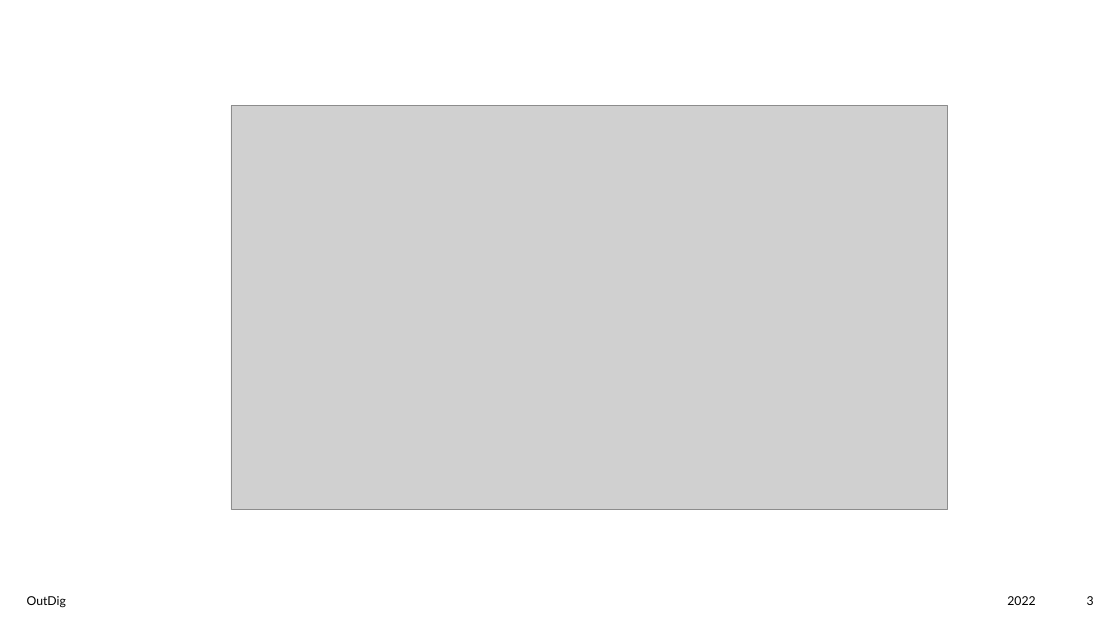
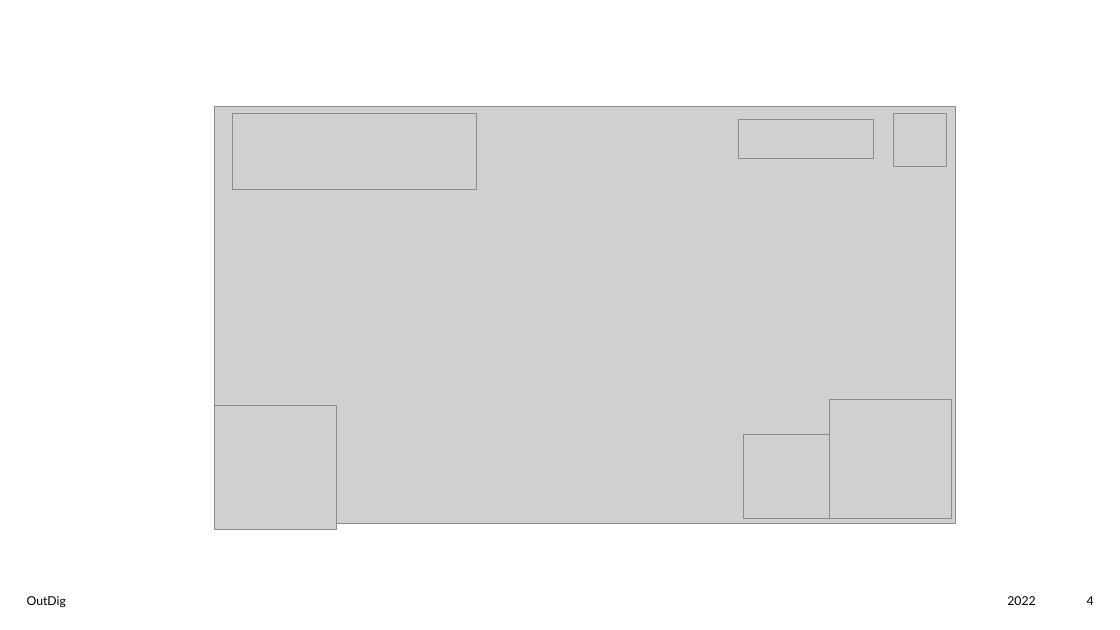
Before and after one commit to Joe34441/IndieDevPPT, a slide deck: slide 4 of CT6018 Joe Mason s4001719.pptx (slide 3 before the commit). Drawn at 1120x630 pixels with LibreOffice and Linux fonts; fonts in the diff are those of the drawing; grey boxes stand for pictures; background and template pictures are left out. Boxes give left, top, right and bottom in pixels: in the first picture for what was removed or moved away, otherwise in the second. Text is boxed around its words. In the diff, an @@ line names an element or a change of style, - is before the commit and + after.

```diff
--- a/CT6018 Joe Mason s4001719.pptx
+++ b/CT6018 Joe Mason s4001719.pptx
@@ picture: place and size @@
-picture at <box>231,106,948,509</box>
+picture at <box>214,107,956,523</box>
@@ picture added at <box>233,113,477,189</box> @@
@@ picture added at <box>739,119,873,158</box> @@
@@ picture added at <box>894,113,947,167</box> @@
@@ picture added at <box>214,406,336,530</box> @@
@@ picture added at <box>830,400,952,518</box> @@
@@ picture added at <box>744,434,830,518</box> @@
@@ page number at <box>1087,596,1094,605</box>: text changed @@
-3
+4
```
Also in this commit, not shown: 3 other slides changed, 2 slides added, 1 slide removed, 4 other files.
